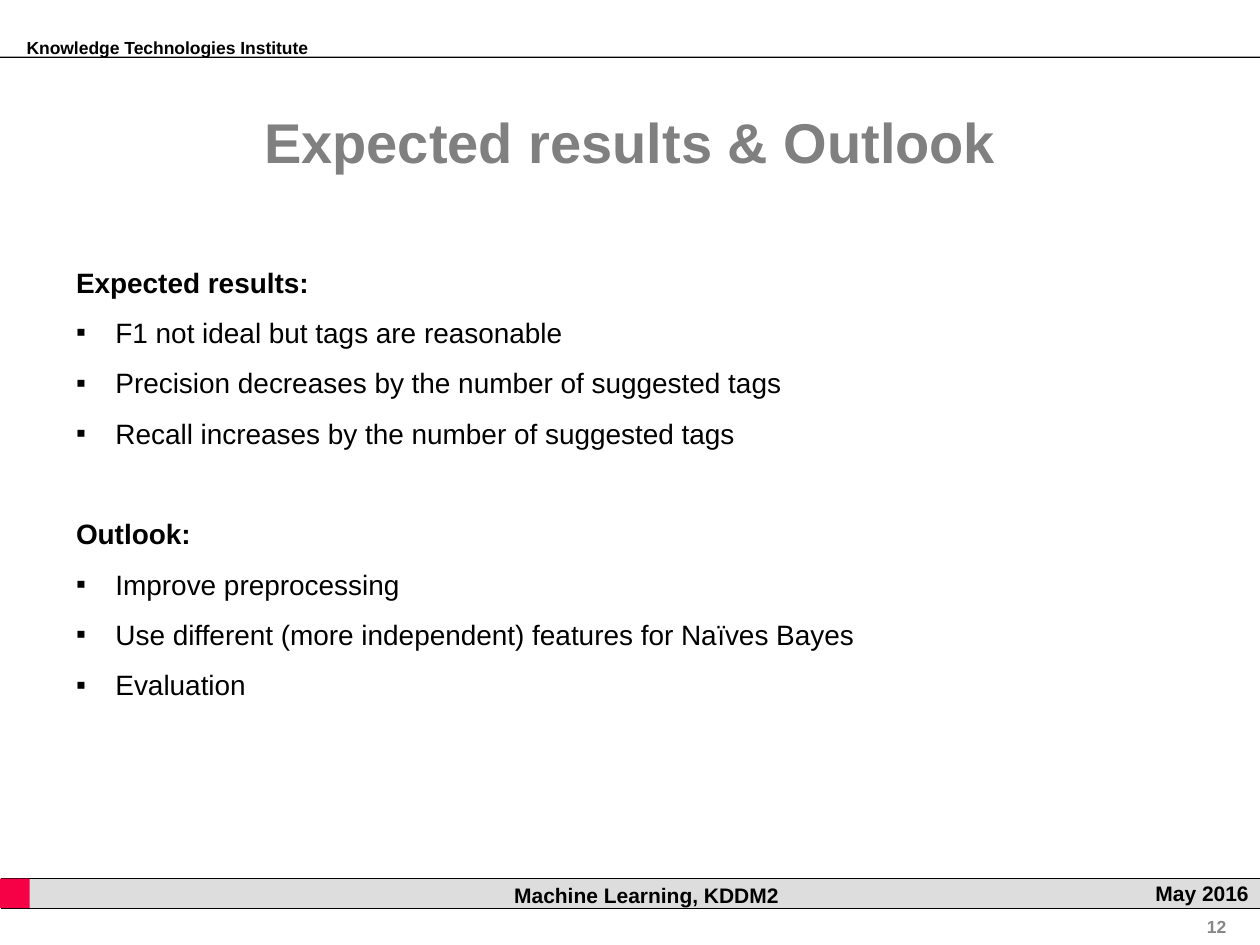
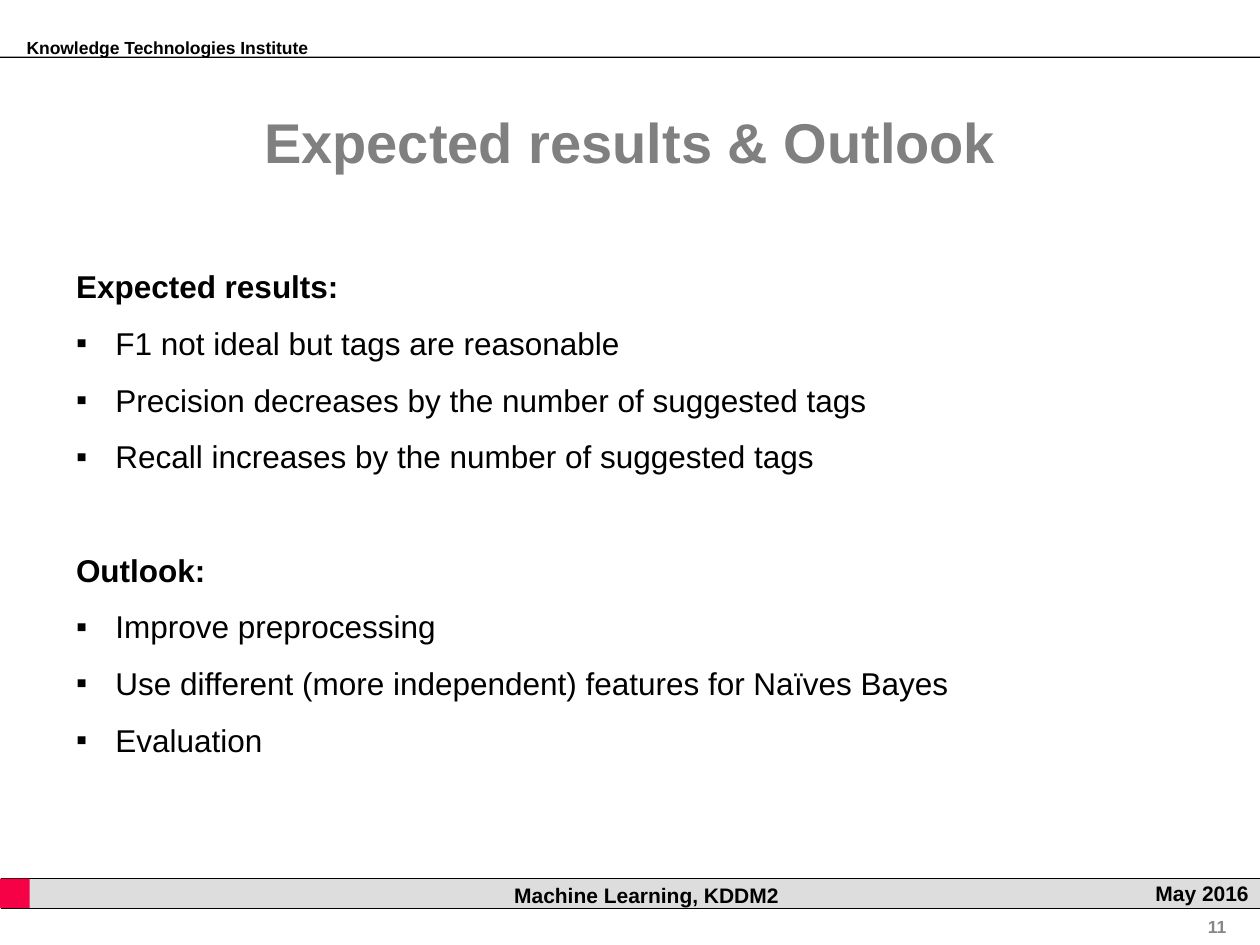
Before and after one commit to rsamer/MLSE, a slide deck: slide 11 of presentation/interim/Presentation.pptx (slide 12 before the commit). Drawn at 1260x945 pixels with LibreOffice and Linux fonts; fonts in the diff are those of the drawing; background and template pictures are left out. Boxes give left, top, right and bottom in pixels: in the first picture for what was removed or moved away, otherwise in the second. Text is boxed around its words. In the diff, an @@ line names an element or a change of style, - is before the commit and + after.

```diff
--- a/presentation/interim/Presentation.pptx
+++ b/presentation/interim/Presentation.pptx
@@ text "Expected results:" at (76,275,949,753): size 16 to 18 pt @@
@@ page number at (1208,921,1226,933): text changed @@
-12
+11
```
Also in this commit, not shown: 4 other slides changed, 1 slide removed.
